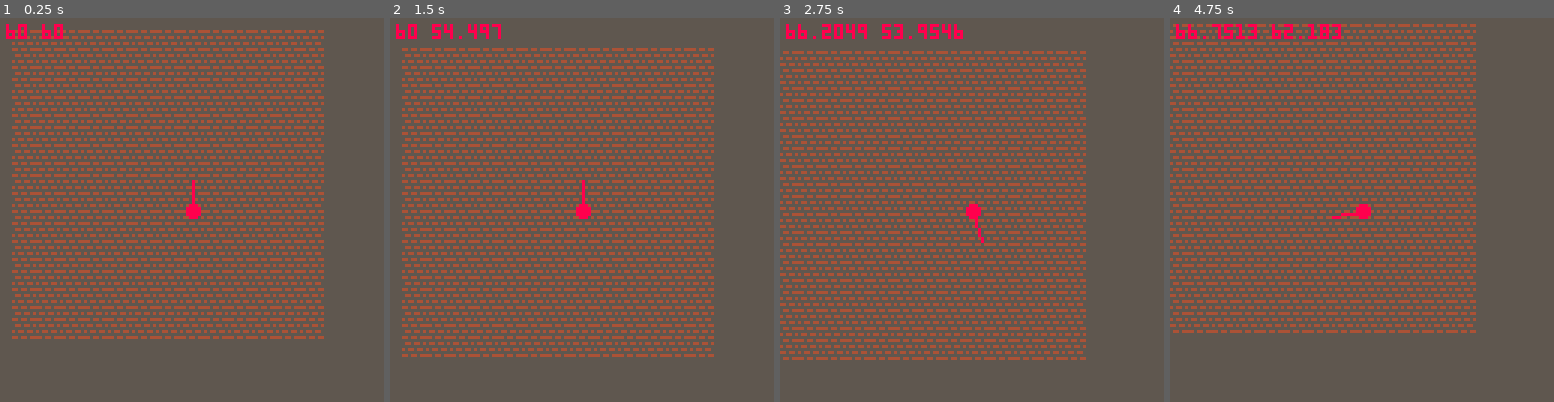
Above: before the commit, frames 1-4 (left to right).
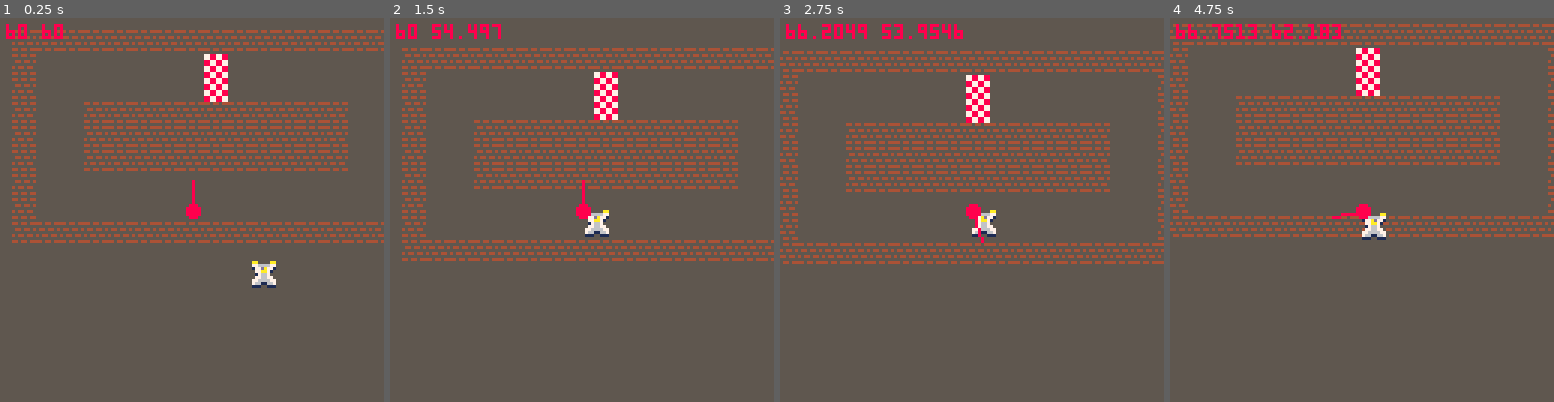
Above: after the commit, the same moments.

Repository: pbd3/agbic_demon_drive
Game: PICO-8 cartridge agbic.p8
Two runs of this game, one before a commit and one after it. Both use one fixed random seed, a clock stepped at 60 frames per second and the inputs below.
Inputs:
- Up to frame 1 (0.25 s): no input
- Up to frame 2 (1.5 s): tap X (X key) at 0.33, 1.07 s; tap O (Z key) at 0.7 s
- Up to frame 3 (2.75 s): hold Right 1.6-2.1 s; tap O (Z key) at 1.7, 2.1, 2.5 s; tap X (X key) at 1.85 s; hold Right from 2.47 s (still down)
- Up to frame 4 (4.75 s): tap O (Z key) every 0.4 s from 2.9 to 4.5 s; tap X (X key) at 2.97, 4.08 s; release Right at 3.03 s; hold Left 3.08-3.58 s; hold Right 4.02-4.68 s

The runs differ from the first frame. In frame 1, 19% of the frame differs, in the area x 3-100%, y 3-84%; in frame 2, 19%; in frame 3, 19%; in frame 4, 19%, in the area x 0-100%, y 1-83%.

Commit message:
added enemy sprites and map

Diff:
--- a/agbic.p8
+++ b/agbic.p8
@@ -10,17 +10,26 @@
  steer_angle=.25
  angle=.25
  max_speed=1.5
+ angels={}
+ for i=1,1 do
+  _angel_x=flr(rnd(127))
+  _angel_y=flr(rnd(127))
+  add(angels, {_angel_x,_angel_y})
+ end
 end
 
 function _update60()
  turn_car()
  move_car()
+ move_angels()
 end
 
 
 function _draw()
  cls(5)
- draw_bricks()
+// draw_bricks()
+ map(0,0,0,0,17,9)
+ draw_angels()
  camera(x-64,y-64)
  circfill(x,y,2,8)
  line(x,y,x+10*cos(angle),y+10*sin(angle))
@@ -68,11 +77,61 @@
 
 
 
+function draw_angels()
+ for angel in all(angels) do
+  if angel[1]>x then
+   spr(17,angel[1],angel[2])
+  else
+   spr(18,angel[1],angel[2])
+  end
+  spr(21,angel[1],angel[2],1,2)
+ end
+end
+
+function move_angels()
+ for angel in all(angels) do
+  if angel[1]>x then
+  	angel[1]-=1
+  else
+   angel[1]+=1
+  end
+  if angel[2]>y then
+   angel[2]-=1
+  else
+   angel[2]+=1
+  end
+ end
+end
+…(15 lines of a section not shown)…
 
 
 
 
 
 __gff__
-0001010000000000000000000000000000000000000000000000000000000000000000000000000000000000000000000000000000000000000000000000000000000000000000000000000000000000000000000000000000000000000000000000000000000000000000000000000000000000000000000000000000000000
+0080800100000000000000000000000000000000000000000000000000000000000000000000000000000000000000000000000000000000000000000000000000000000000000000000000000000000000000000000000000000000000000000000000000000000000000000000000000000000000000000000000000000000
 0000000000000000000000000000000000000000000000000000000000000000000000000000000000000000000000000000000000000000000000000000000000000000000000000000000000000000000000000000000000000000000000000000000000000000000000000000000000000000000000000000000000000000
+__map__
+0101010101010101010101010101010101000000000000000000000000000000000000000000000000000000000000000000000000000000000000000000000000000000000000000000000000000000000000000000000000000000000000000000000000000000000000000000000000000000000000000000000000000000
+0100000000000000030000000000000001000000000000000000000000000000000000000000000000000000000000000000000000000000000000000000000000000000000000000000000000000000000000000000000000000000000000000000000000000000000000000000000000000000000000000000000000000000
+0100000000000000030000000000000001000000000000000000000000000000000000000000000000000000000000000000000000000000000000000000000000000000000000000000000000000000000000000000000000000000000000000000000000000000000000000000000000000000000000000000000000000000
+0100000101010101010101010101000001000000000000000000000000000000000000000000000000000000000000000000000000000000000000000000000000000000000000000000000000000000000000000000000000000000000000000000000000000000000000000000000000000000000000000000000000000000
+0100000101010101010101010101000001000000000000000000000000000000000000000000000000000000000000000000000000000000000000000000000000000000000000000000000000000000000000000000000000000000000000000000000000000000000000000000000000000000000000000000000000000000
+0100000101010101010101010101000001000000000000000000000000000000000000000000000000000000000000000000000000000000000000000000000000000000000000000000000000000000000000000000000000000000000000000000000000000000000000000000000000000000000000000000000000000000
+0100000000000000000000000000000001000000000000000000000000000000000000000000000000000000000000000000000000000000000000000000000000000000000000000000000000000000000000000000000000000000000000000000000000000000000000000000000000000000000000000000000000000000
+0100000000000000000000000000000001000000000000000000000000000000000000000000000000000000000000000000000000000000000000000000000000000000000000000000000000000000000000000000000000000000000000000000000000000000000000000000000000000000000000000000000000000000
+0101010101010101010101010101010101000000000000000000000000000000000000000000000000000000000000000000000000000000000000000000000000000000000000000000000000000000000000000000000000000000000000000000000000000000000000000000000000000000000000000000000000000000
Not shown, changed: 17 lines of the sprite sheet (__gfx__) section of agbic.p8
